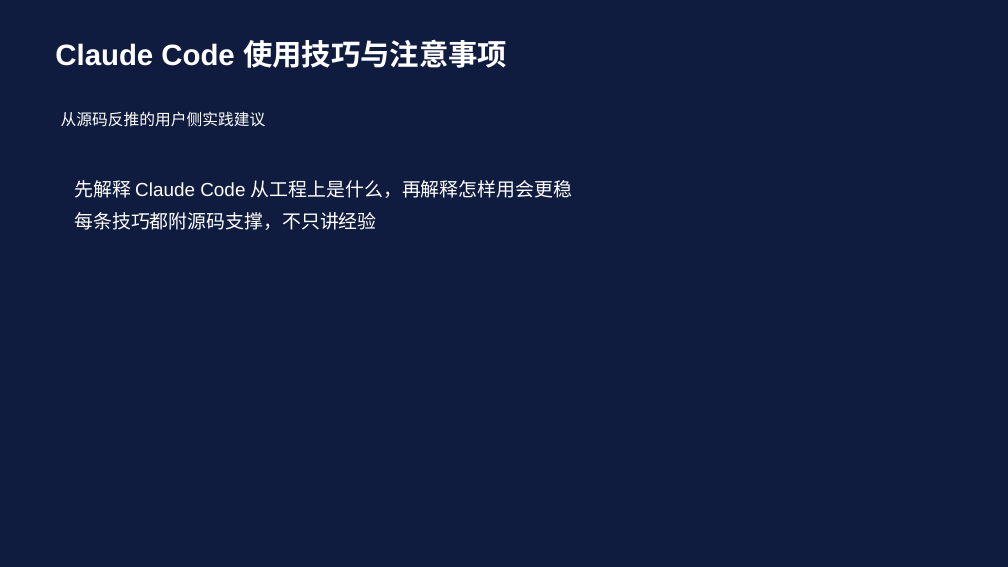
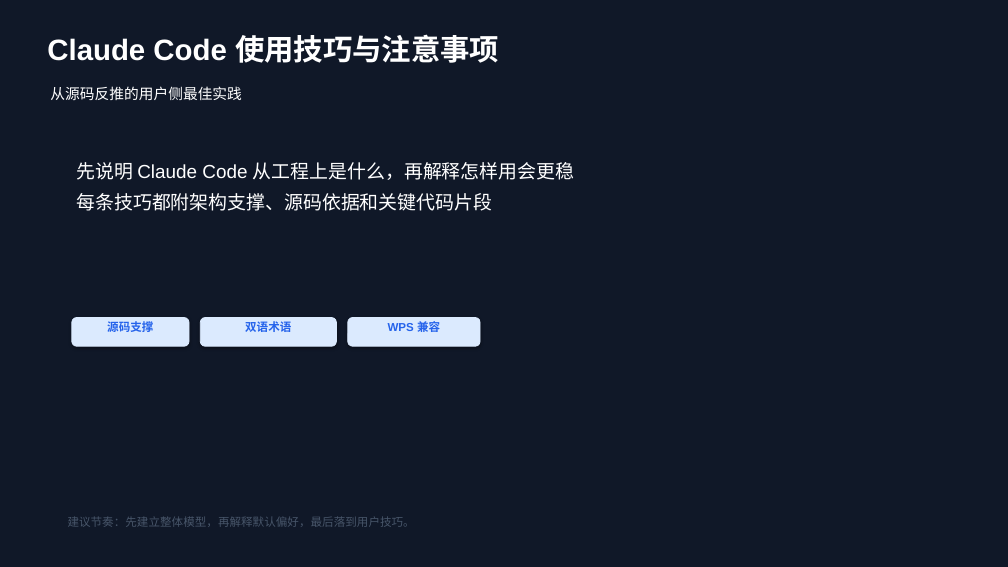
Before and after one commit to boboliu-1010/ccode, a slide deck: slide 1 of docs/zh/09-Claude Code 使用技巧与注意事项-WPS兼容版.pptx. Drawn at 1008x567 pixels with LibreOffice and Linux fonts; fonts in the diff are those of the drawing. Boxes give left, top, right and bottom in pixels: in the first picture for what was removed or moved away, otherwise in the second. Text is boxed around its words. In the diff, an @@ line names an element or a change of style, - is before the commit and + after.

```diff
--- a/docs/zh/09-Claude Code 使用技巧与注意事项-WPS兼容版.pptx
+++ b/docs/zh/09-Claude Code 使用技巧与注意事项-WPS兼容版.pptx
@@ background #101C3F to #101828 @@
@@ text "Claude Code 使用技巧与注意事项": place and size @@
-text "Claude Code 使用技巧与注意事项" at [55, 39, 507, 68]
+text "Claude Code 使用技巧与注意事项" at [47, 34, 499, 63]
@@ text at [50, 86, 241, 100]: text changed; size 15 to 14 pt @@
-从源码反推的用户侧实践建议
+从源码反推的用户侧最佳实践
@@ text at [76, 162, 574, 211]: text changed @@
-先解释 Claude Code 从工程上是什么，再解释怎样用会更稳
-每条技巧都附源码支撑，不只讲经验
+先说明 Claude Code 从工程上是什么，再解释怎样用会更稳
+每条技巧都附架构支撑、源码依据和关键代码片段
@@ rounded rectangle added at [72, 318, 189, 346], fill #DBEAFE, outline #DBEAFE 0.75 pt, 11 pt, text #2563EB, bold @@
+源码支撑
@@ rounded rectangle added at [200, 318, 337, 346], fill #DBEAFE, outline #DBEAFE 0.75 pt, 11 pt, text #2563EB, bold @@
+双语术语
@@ rounded rectangle added at [348, 318, 480, 346], fill #DBEAFE, outline #DBEAFE 0.75 pt, 11 pt, text #2563EB, bold @@
+WPS 兼容
@@ text added at [68, 517, 415, 527], 11 pt, text #475569 @@
+建议节奏：先建立整体模型，再解释默认偏好，最后落到用户技巧。
```
Also in this commit, not shown: 6 other slides changed, 7 slides added, 6 slides removed, 1 other file.
